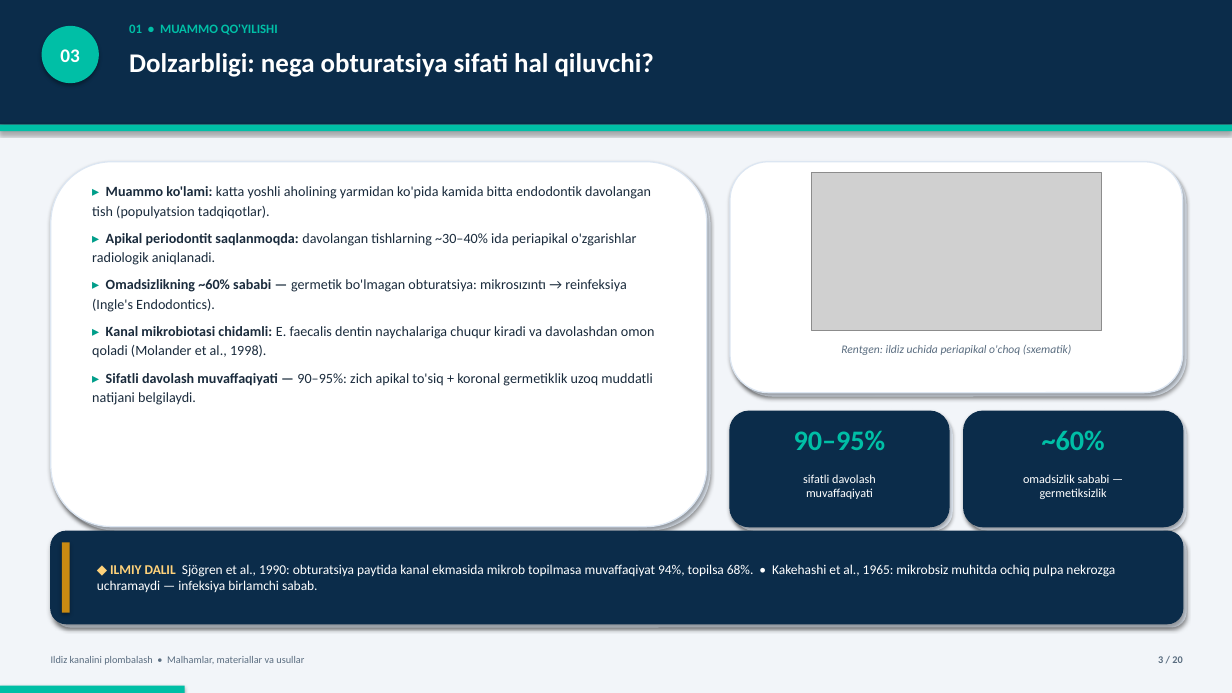
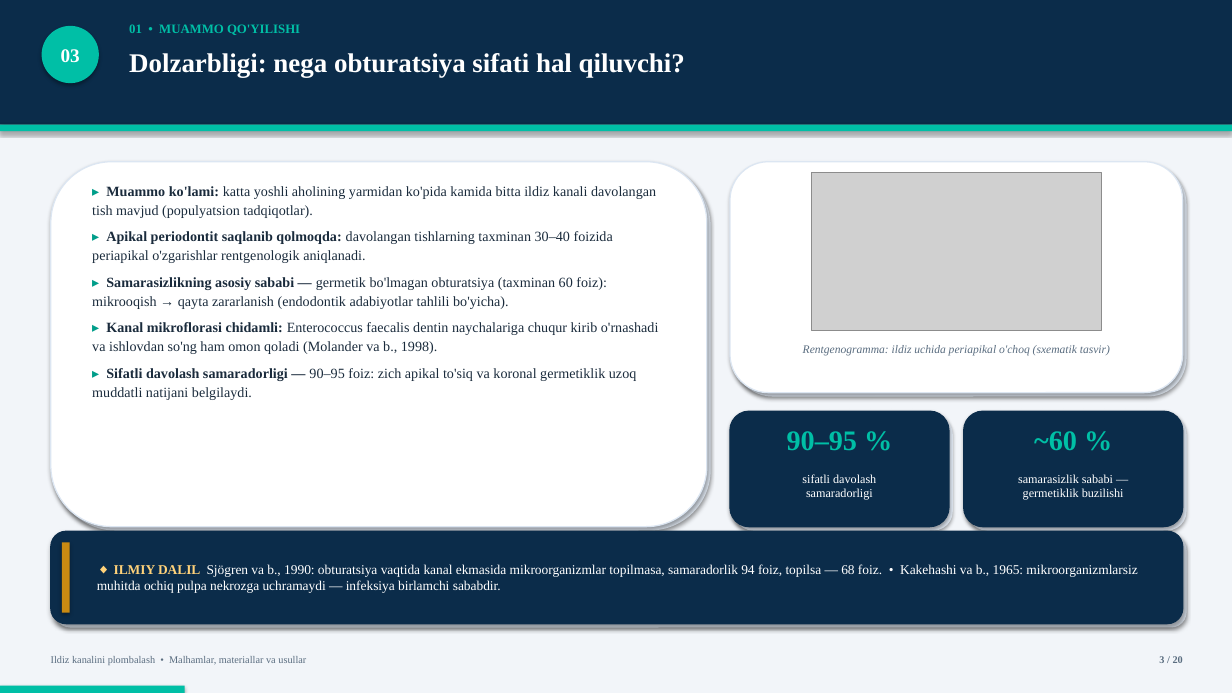
Before and after one commit to jabborovd18-collab/jdakimyo, a slide deck: slide 3 of Ildiz_kanalini_plombalash_taqdimot.pptx. Drawn at 1232x693 pixels with LibreOffice and Linux fonts; fonts in the diff are those of the drawing; grey boxes stand for pictures. Boxes give left, top, right and bottom in pixels: in the first picture for what was removed or moved away, otherwise in the second. Text is boxed around its words. In the diff, an @@ line names an element or a change of style, - is before the commit and + after.

```diff
--- a/Ildiz_kanalini_plombalash_taqdimot.pptx
+++ b/Ildiz_kanalini_plombalash_taqdimot.pptx
@@ text at bbox=[92, 186, 659, 400]: text changed; font Calibri to Times New Roman @@
-▸ Muammo ko'lami: katta yoshli aholining yarmidan ko'pida kamida bitta endodontik davolangan tish (populyatsion tadqiqotlar).
-▸ Apikal periodontit saqlanmoqda: davolangan tishlarning ~30–40% ida periapikal o'zgarishlar radiologik aniqlanadi.
-▸ Omadsizlikning ~60% sababi — germetik bo'lmagan obturatsiya: mikrosızıntı → reinfeksiya (Ingle's Endodontics).
-▸ Kanal mikrobiotasi chidamli: E. faecalis dentin naychalariga chuqur kiradi va davolashdan omon qoladi (Molander et al., 1998).
-▸ Sifatli davolash muvaffaqiyati — 90–95%: zich apikal to'siq + koronal germetiklik uzoq muddatli natijani belgilaydi.
+▸ Muammo ko'lami: katta yoshli aholining yarmidan ko'pida kamida bitta ildiz kanali davolangan tish mavjud (populyatsion tadqiqotlar).
+▸ Apikal periodontit saqlanib qolmoqda: davolangan tishlarning taxminan 30–40 foizida periapikal o'zgarishlar rentgenologik aniqlanadi.
+▸ Samarasizlikning asosiy sababi — germetik bo'lmagan obturatsiya (taxminan 60 foiz): mikrooqish → qayta zararlanish (endodontik adabiyotlar tahlili bo'yicha).
+▸ Kanal mikroflorasi chidamli: Enterococcus faecalis dentin naychalariga chuqur kirib o'rnashadi va ishlovdan so'ng ham omon qoladi (Molander va b., 1998).
+▸ Sifatli davolash samaradorligi — 90–95 foiz: zich apikal to'siq va koronal germetiklik uzoq muddatli natijani belgilaydi.
@@ text at bbox=[803, 345, 1110, 356]: text changed; font Calibri to Times New Roman @@
-Rentgen: ildiz uchida periapikal o'choq (sxematik)
+Rentgenogramma: ildiz uchida periapikal o'choq (sxematik tasvir)
@@ text at bbox=[787, 431, 857, 450]: text changed; font Calibri to Times New Roman @@
-90–95%
+90–95 %
@@ text at bbox=[1034, 431, 1077, 450]: text changed; font Calibri to Times New Roman @@
-~60%
+~60 %
@@ text at bbox=[802, 474, 876, 500]: text changed; font Calibri to Times New Roman @@
-sifatli davolash
-muvaffaqiyati
+sifatli davolash
+samaradorligi
@@ text at bbox=[1018, 474, 1124, 500]: text changed; font Calibri to Times New Roman @@
-omadsizlik sababi —
-germetiksizlik
+samarasizlik sababi —
+germetiklik buzilishi
@@ text at bbox=[97, 564, 1137, 593]: text changed; font Calibri to Times New Roman @@
-◆ ILMIY DALIL Sjögren et al., 1990: obturatsiya paytida kanal ekmasida mikrob topilmasa muvaffaqiyat 94%, topilsa 68%. • Kakehashi et al., 1965: mikrobsiz muhitda ochiq pulpa nekrozga uchramaydi — infeksiya birlamchi sabab.
+◆ ILMIY DALIL Sjögren va b., 1990: obturatsiya vaqtida kanal ekmasida mikroorganizmlar topilmasa, samaradorlik 94 foiz, topilsa — 68 foiz. • Kakehashi va b., 1965: mikroorganizmlarsiz muhitda ochiq pulpa nekrozga uchramaydi — infeksiya birlamchi sababdir.
@@ font Calibri to Times New Roman in 5 elements at bbox=[42, 26, 99, 83], bbox=[129, 24, 300, 35], bbox=[129, 53, 685, 77], bbox=[51, 656, 306, 665], bbox=[1159, 656, 1183, 663] @@
```
Also in this commit, not shown: 19 other slides changed, 1 other file.
